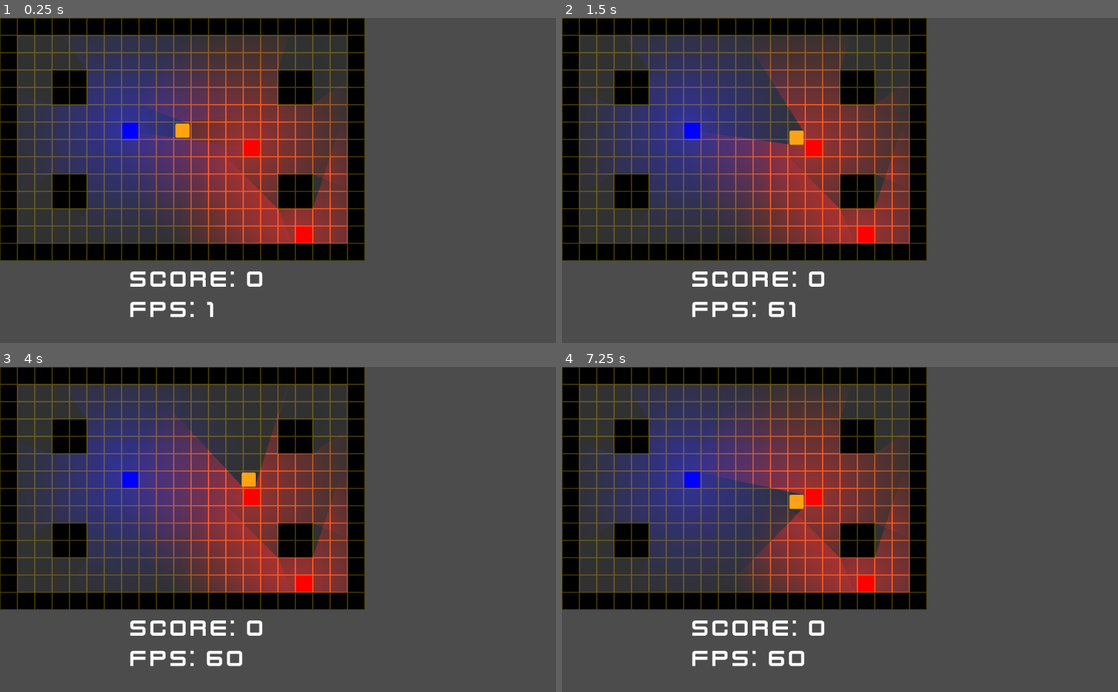
Above: before the commit, frames 1-4 (two rows, left to right).
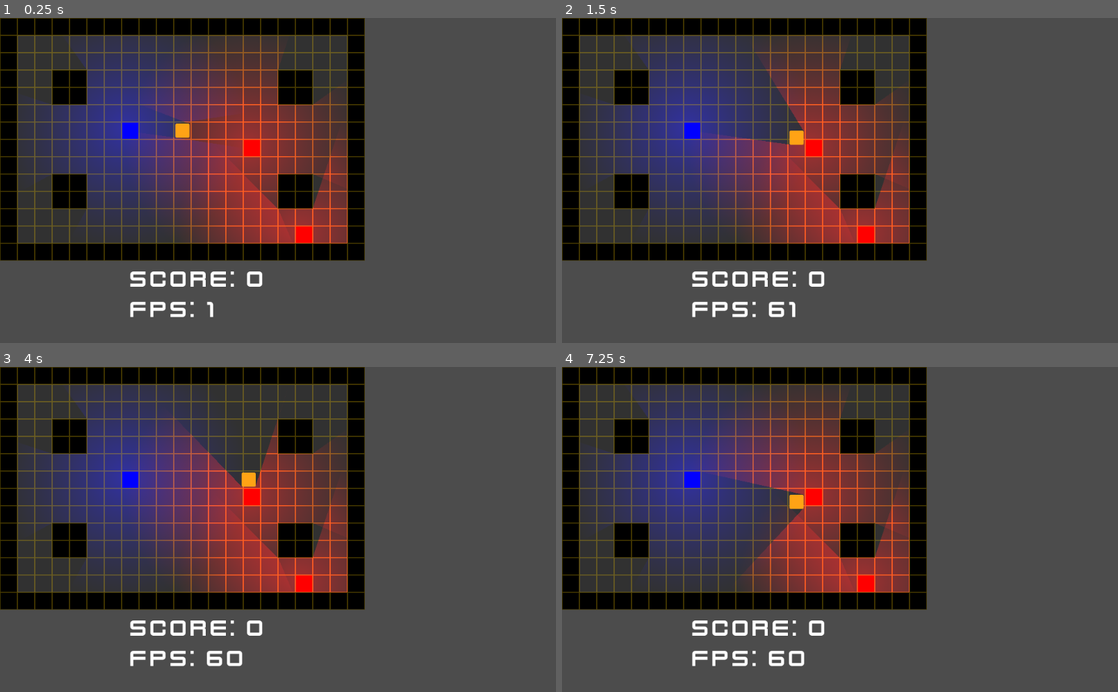
Above: after the commit, the same moments.

Repository: Niederb/njamnjam
Game: Godot game, scene res://scenes/LevelTemplate.tscn
Same seed, same stepped clock (60 frames per second), same inputs: the game is played once before the commit and once after it.
Inputs:
- Up to frame 1 (0.25 s): no input
- Up to frame 2 (1.5 s): tap Enter at 0.5 s; hold Right (right) 0.53-1.28 s; hold Down (down) from 1.28 s (still down)
- Up to frame 3 (4 s): release Down (down) at 2.03 s; hold Right (right) 2.03-2.78 s; hold Up (up) 2.78-3.53 s; hold Left (left) from 3.53 s (still down)
- Up to frame 4 (7.25 s): release Left (left) at 5.03 s; hold Down (down) 5.03-5.78 s; hold Right (right) 5.78-6.53 s; hold Up (up) from 6.53 s (still down)

The runs differ from the first frame. In frame 1, less than 0.1% of the frame differs, in the area x 29-38%, y 30-39%; in frame 2, less than 0.1%; in frame 3, less than 0.1%, in the area x 31-51%, y 10-37%; in frame 4, less than 0.1%.

Commit message:
Adjust occlusion map

Diff:
--- a/scenes/BodyPart.tscn
+++ b/scenes/BodyPart.tscn
@@ -4,7 +4,7 @@
 [ext_resource path="res://scenes/BodyPart.gd" type="Script" id=2]
 
 [sub_resource type="OccluderPolygon2D" id=1]
-polygon = PoolVector2Array( -13, -11, -13, 11, -11, 13, 11, 13, 13, 11, 13, -11, 11, -13, -11, -13 )
+polygon = PoolVector2Array( -13, -12, -13, 12, -12, 13, 12, 13, 13, 12, 13, -12, 12, -13, -12, -13 )
 
 [sub_resource type="RectangleShape2D" id=2]
 
--- a/scenes/Player.tscn
+++ b/scenes/Player.tscn
@@ -6,7 +6,7 @@
 [ext_resource path="res://sfx/highDown.ogg" type="AudioStream" id=4]
 
 [sub_resource type="OccluderPolygon2D" id=1]
-polygon = PoolVector2Array( 13, -11, 11, -13, -11, -13, -13, -11, -13, 11, -11, 13, 11, 13, 13, 11 )
+polygon = PoolVector2Array( 13, -12, 12, -13, -12, -13, -13, -12, -13, 12, -12, 13, 12, 13, 13, 12 )
 
 [sub_resource type="RectangleShape2D" id=2]
 extents = Vector2( 16, 16 )
